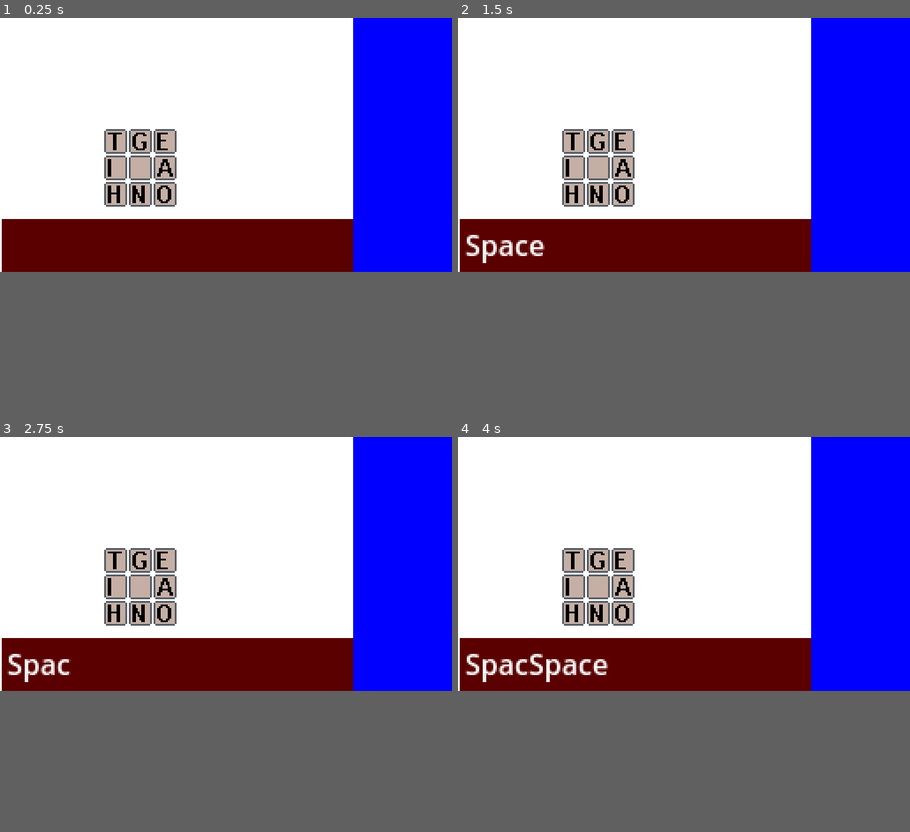
Above: before the commit, frames 1-4 (two rows, left to right).
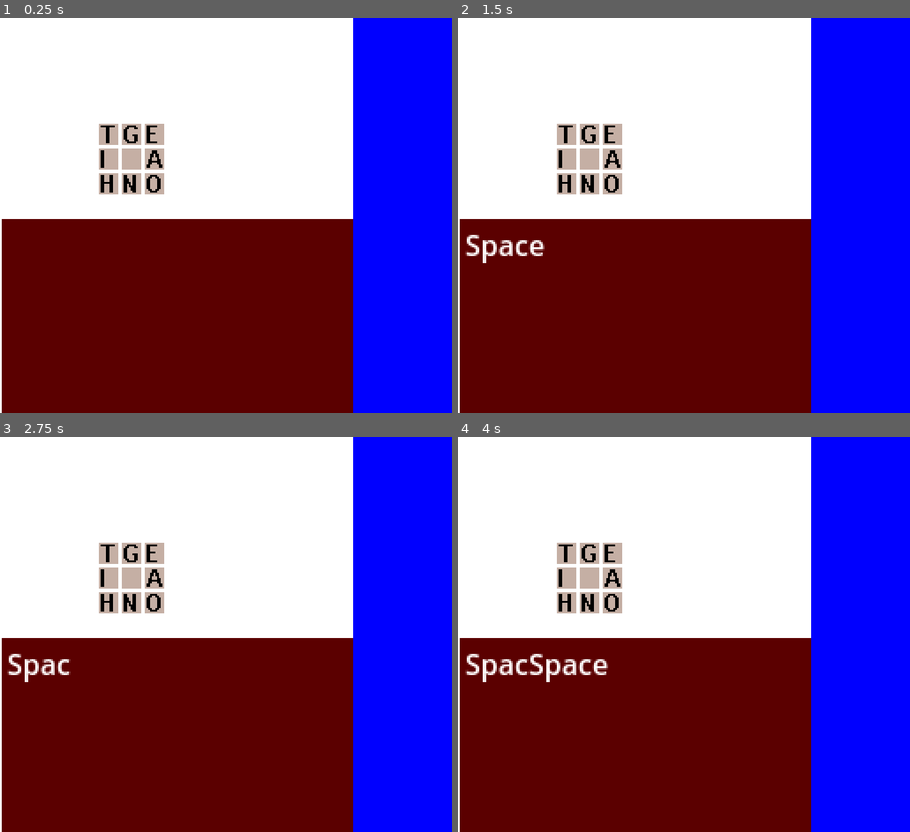
Above: after the commit, the same moments.

Repository: daoudclarke/word-search-extreme
Game: Godot game, scene res://word_search.tscn
Same seed, same stepped clock (60 frames per second), same inputs: the game is played once before the commit and once after it.
Inputs:
- Up to frame 1 (0.25 s): no input
- Up to frame 2 (1.5 s): tap Enter at 0.5, 0.6, 1.35 s; tap Space at 1.25 s
- Up to frame 3 (2.75 s): tap Enter at 2, 2.3 s; tap Backspace at 2.1 s
- Up to frame 4 (4 s): tap Space at 2.75 s; tap Enter at 2.85, 3.5, 3.6 s
The window is 768x432 before the commit and 768x672 after it. Grey fills any space a smaller window leaves; there, only what the larger window draws over its background counts as a difference.

The runs differ from the first frame. In frame 1, 11% of the frame differs, in the area x 0-100%, y 26-100%; in frame 2, 11%; in frame 3, 11%; in frame 4, 11%.

Commit message:
Try a slightly larger resolution

Diff:
--- a/letter.tscn
+++ b/letter.tscn
@@ -1,17 +1,15 @@
-[gd_scene load_steps=5 format=3 uid="uid://ju27lbhesixa"]
+[gd_scene load_steps=4 format=3 uid="uid://ju27lbhesixa"]
 
 [ext_resource type="Script" path="res://letter.gd" id="1_a0kmb"]
-[ext_resource type="Texture2D" uid="uid://cjetcd2qdfujx" path="res://img/tile.png" id="1_yl6ob"]
 [ext_resource type="FontFile" uid="uid://bkkfrghux07sr" path="res://Abaddon Bold.ttf" id="2_cja8l"]
 
 [sub_resource type="LabelSettings" id="LabelSettings_jdp5c"]
 font = ExtResource("2_cja8l")
 font_color = Color(0, 0, 0, 1)
 
-[node name="Letter" type="Sprite2D"]
+[node name="Letter" type="Node2D"]
 self_modulate = Color(0.32549, 0.356863, 0.396078, 1)
 texture_filter = 1
-texture = ExtResource("1_yl6ob")
 script = ExtResource("1_a0kmb")
 font = ExtResource("2_cja8l")
 default_background_color = Color(0.772549, 0.686275, 0.643137, 1)
--- a/project.godot
+++ b/project.godot
@@ -18,5 +18,5 @@
 [display]
 
 window/size/viewport_width=256
-window/size/viewport_height=144
+window/size/viewport_height=224
 window/stretch/mode="viewport"
--- a/word_search.gd
+++ b/word_search.gd
@@ -50,7 +50,7 @@
 func new_letter(location: Vector2i):
 	var letter: Letter = letter_scene.instantiate()
 	letter.location = location
-	letter.position = Vector2(14 * location.x, 15*location.y)
+	letter.position = Vector2(13 * location.x, 14*location.y)
 
 	add_child(letter)
 
